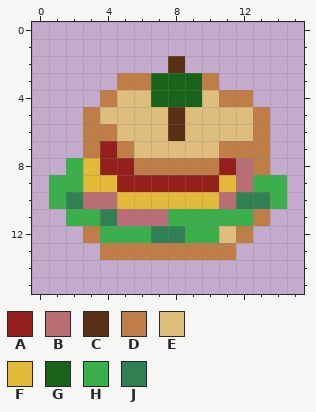
Two versions of one pixel-art sprite, assets/items/sandwich.png. The picture above is the old version.
The file is 16x16 pixels. The old version is drawn lined up with the new one.
Palette (. is transparent): A #951f1c  B #b86e74  C #592f15  D #bf7d47  E #dfbe7d  F #e3b938  G #196219  H #3baf4b  J #308054
Pixels before, first column x 1:
 2 .......C......
 3 ....DDGGGD....
 4 ...DEEGGGEDD..
 5 ..DEEEECEEEED.
 6 ..DDEEECEEEED.
 7 ..DADEEEEEDDD.
 8 .HFAADDDDDABD.
 9 HHFFAAAAAAFBHH
10 HJBBFFFFFFBJJH
11 .HHJBBBHHHHHD.
12 ..DHHHJJHHED..
13 ...DDDDDDDD...
New version:
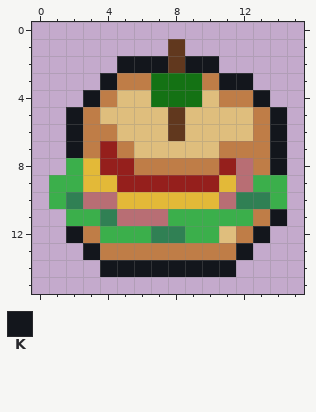
Colours new in this view: K #13161c
Changes in this commit:
whole drawing moved by -1,+0 (the old picture is shown already moved)
colour C: #592f15 -> #61381e
colour G: #196219 -> #147214
y 1: x 8 . -> C
y 2: x 5..7 ... -> KKK; x 9..10 .. -> KK
y 3: x 4 . -> K; x 11..12 .. -> KK
y 4: x 3 . -> K; x 13 . -> K
y 5..7: x 2 . -> K; x 14 . -> K
y 8: x 14 . -> K
y 11: x 14 . -> K
y 12: x 2 . -> K; x 13 . -> K
y 13: x 3 . -> K; x 12 . -> K
y 14: x 4..11 ........ -> KKKKKKKK
Boxes around the changes in both pictures, in picture pixels (x1, y1, x2, y2):
changed: (66, 39, 287, 277)
